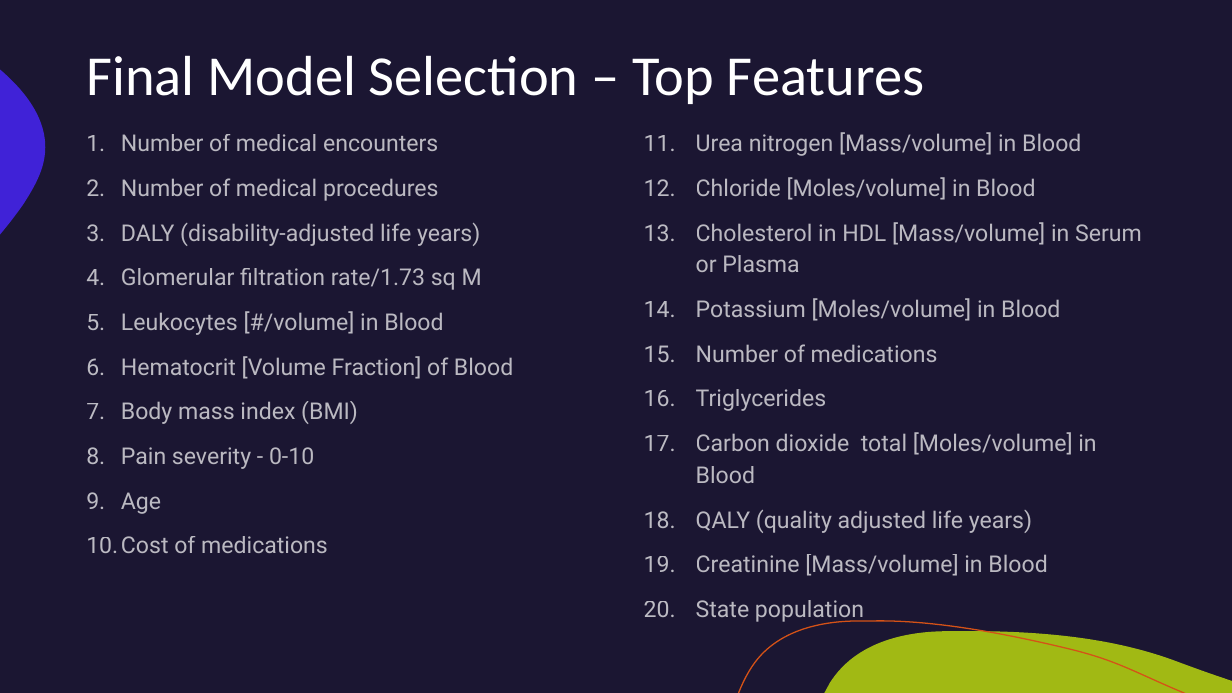
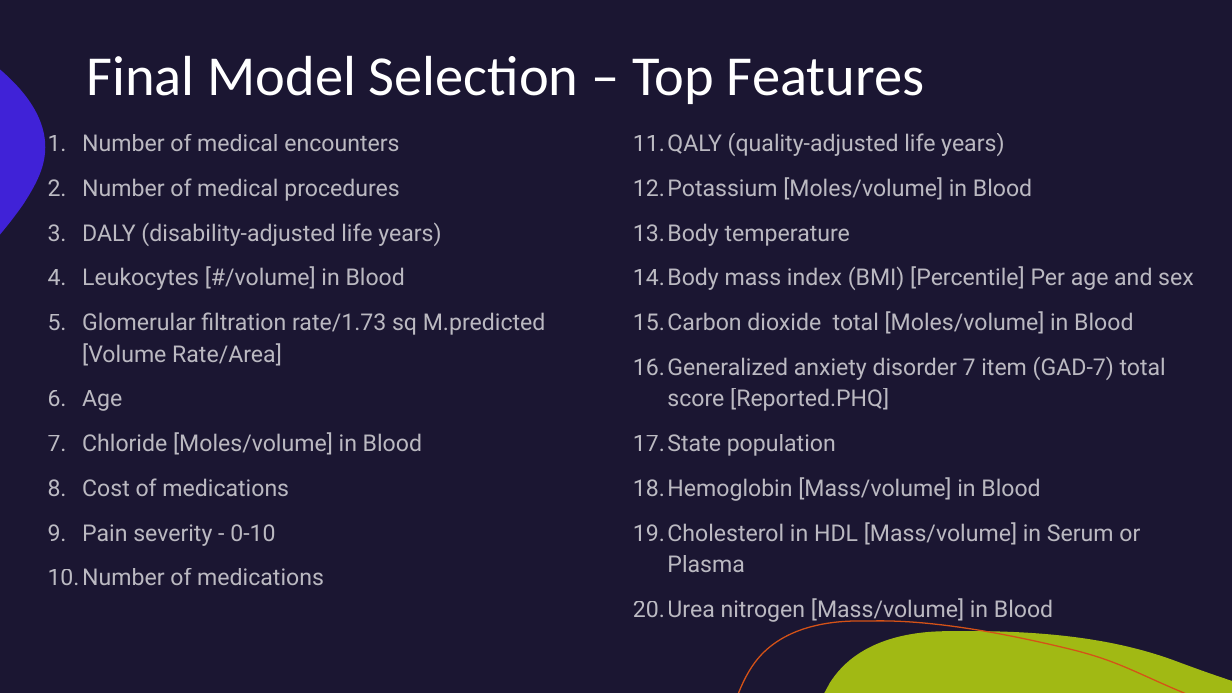
Before and after one commit to dianakulawiec/Synthea-Capstone-Project, a slide deck: slide 16 of docs/Synthea Capstone Project Presentation.pptx. Drawn at 1232x693 pixels with LibreOffice and Linux fonts; fonts in the diff are those of the drawing. Boxes give left, top, right and bottom in pixels: in the first picture for what was removed or moved away, otherwise in the second. Text is boxed around its words. In the diff, an @@ line names an element or a change of style, - is before the commit and + after.

```diff
--- a/docs/Synthea Capstone Project Presentation.pptx
+++ b/docs/Synthea Capstone Project Presentation.pptx
@@ text "Number of medical encounters" moved from (x1=121, y1=134, x2=513, y2=553) to (x1=82, y1=134, x2=546, y2=585) @@
@@ text "QALY (quality-adjusted life years)" moved from (x1=696, y1=132, x2=1142, y2=623) to (x1=667, y1=133, x2=1194, y2=623) @@
@@ text at (x1=667, y1=133, x2=1194, y2=572): paragraphs added @@
+11. QALY (quality-adjusted life years)
+12. Potassium [Moles/volume] in Blood
+13. Body temperature
+14. Body mass index (BMI) [Percentile] Per age and sex
+15. Carbon dioxide total [Moles/volume] in Blood
+16. Generalized anxiety disorder 7 item (GAD-7) total score [Reported.PHQ]
+17. State population
+18. Hemoglobin [Mass/volume] in Blood
+19. Cholesterol in HDL [Mass/volume] in Serum or Plasma
@@ text at (x1=696, y1=177, x2=1142, y2=623): paragraphs removed @@
-12. Chloride [Moles/volume] in Blood
-13. Cholesterol in HDL [Mass/volume] in Serum or Plasma
-14. Potassium [Moles/volume] in Blood
-15. Number of medications
-16. Triglycerides
-17. Carbon dioxide total [Moles/volume] in Blood
-18. QALY (quality adjusted life years)
-19. Creatinine [Mass/volume] in Blood
-20. State population
@@ text at (x1=121, y1=268, x2=482, y2=290): paragraph removed @@
-4. Glomerular filtration rate/1.73 sq M
@@ text at (x1=82, y1=312, x2=546, y2=496): text changed @@
-6. Hematocrit [Volume Fraction] of Blood
-7. Body mass index (BMI)
+5. Glomerular filtration rate/1.73 sq M.predicted [Volume Rate/Area]
+6. Age
+7. Chloride [Moles/volume] in Blood
+8. Cost of medications
@@ text at (x1=82, y1=568, x2=324, y2=585): text changed @@
-9. Age
-10. Cost of medications
+10. Number of medications
@@ text at (x1=667, y1=598, x2=1053, y2=623): indent changed; more space between paragraphs @@
```
Also in this commit, not shown: 3 other files.
